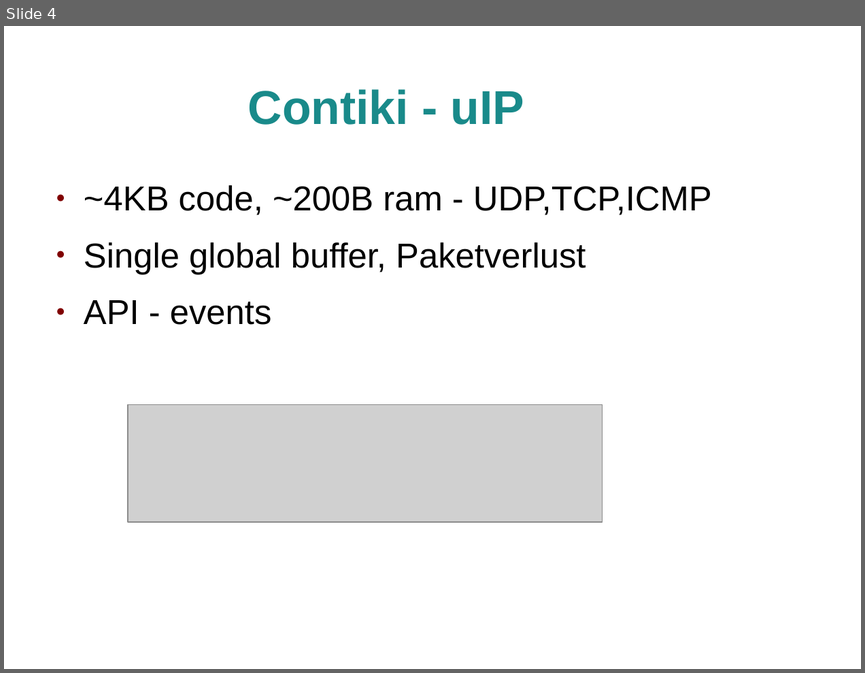
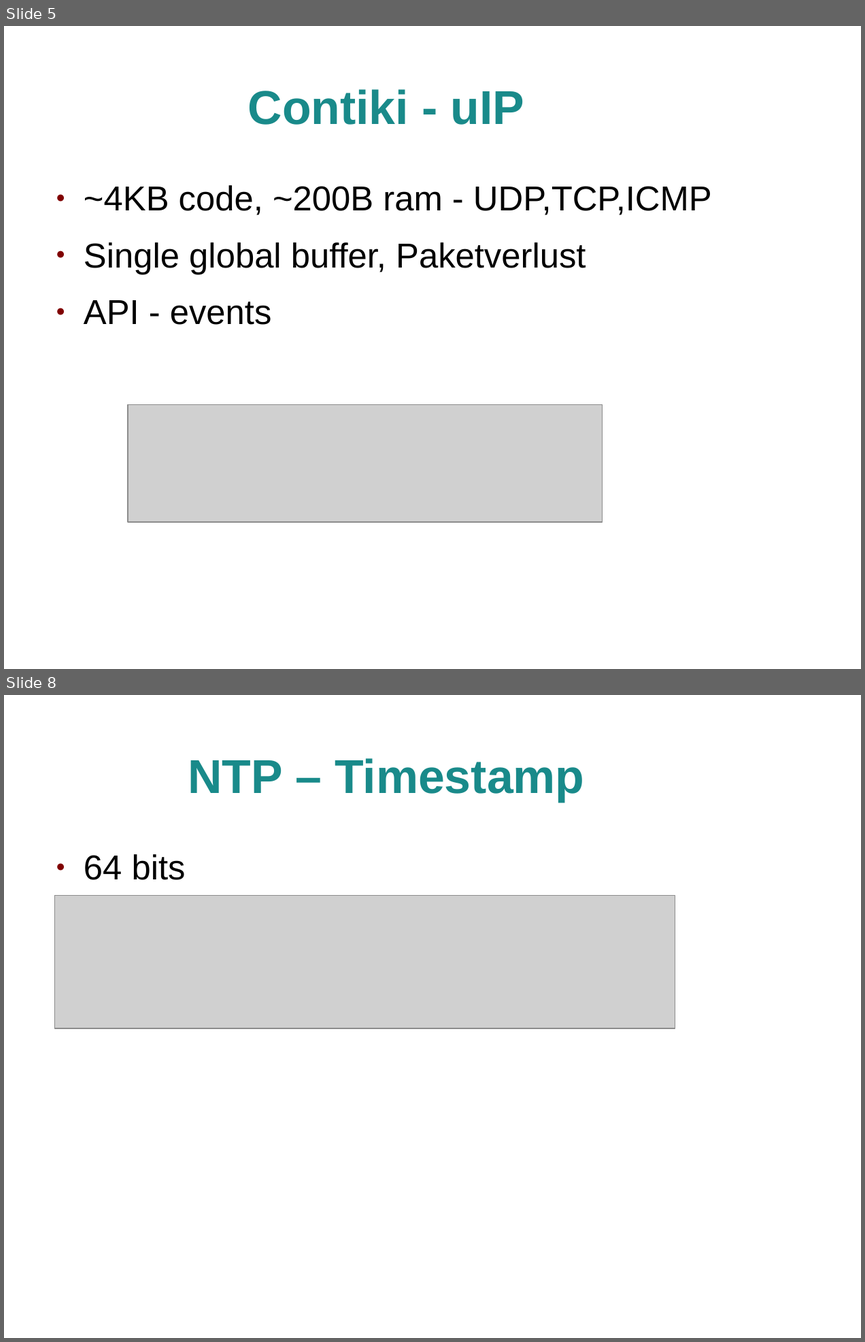
Before and after one commit to jlusticky/Bachelor-thesis, a slide deck: kolloquium/kolloquium.odp. Shown one above the other, each under a label of ours: slide 4 before the commit, slides 5 and 8 after it; the slides between them are not shown. The pictures are 865x673 and 865x1342 pixels, drawn with LibreOffice and Linux fonts; fonts in the diff are those of the drawing; grey boxes stand for pictures; background and template pictures are left out. Boxes give left, top, right and bottom in pixels: in the first picture for what was removed or moved away, otherwise in the second. Text is boxed around its words. In the diff, an @@ line names an element or a change of style, - is before the commit and + after.

```diff
--- a/kolloquium/kolloquium.odp
+++ b/kolloquium/kolloquium.odp
@@ slide 8 added at [4,695,861,1338], background picture (left out) @@
@@ title added at [188,758,584,802], 44 pt, text #198A8A, bold @@
+NTP – Timestamp
@@ text added at [84,854,186,880], 32 pt, text #000000 @@
+● 64 bits
@@ picture added at [55,896,676,1029] @@
@@ what was slide 4 is now slide 5 @@
```
Also in this commit, not shown: 1 slide changed, 4 other slides added, 9 other files.
